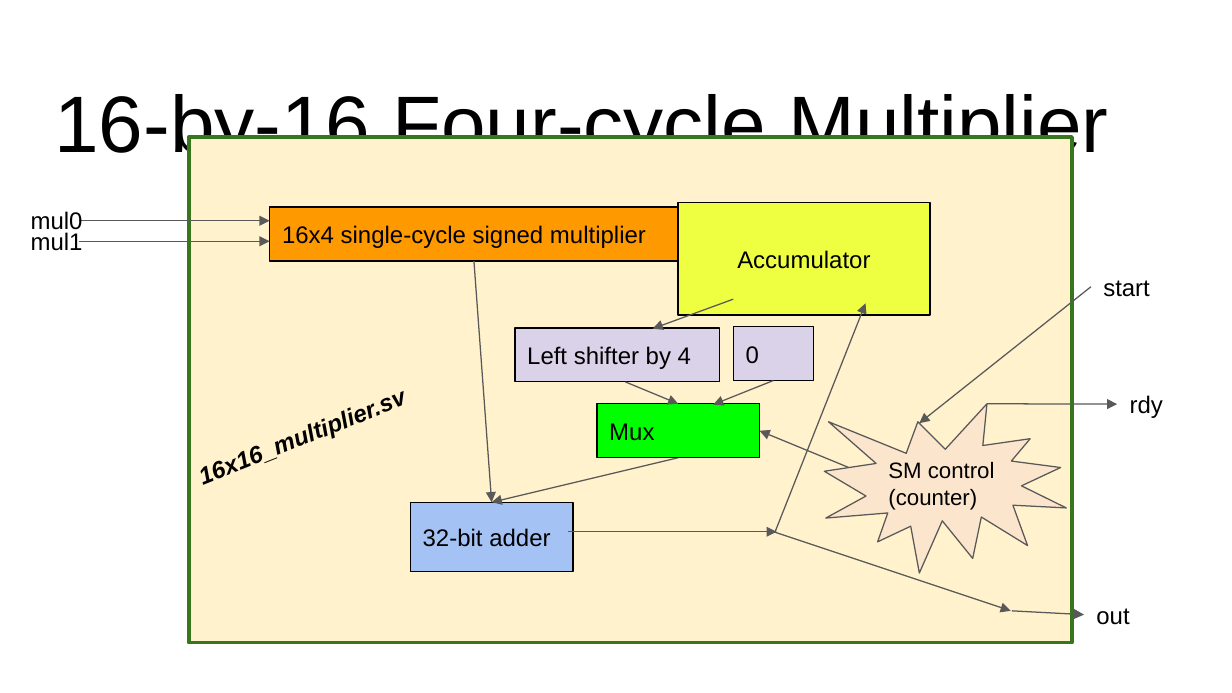
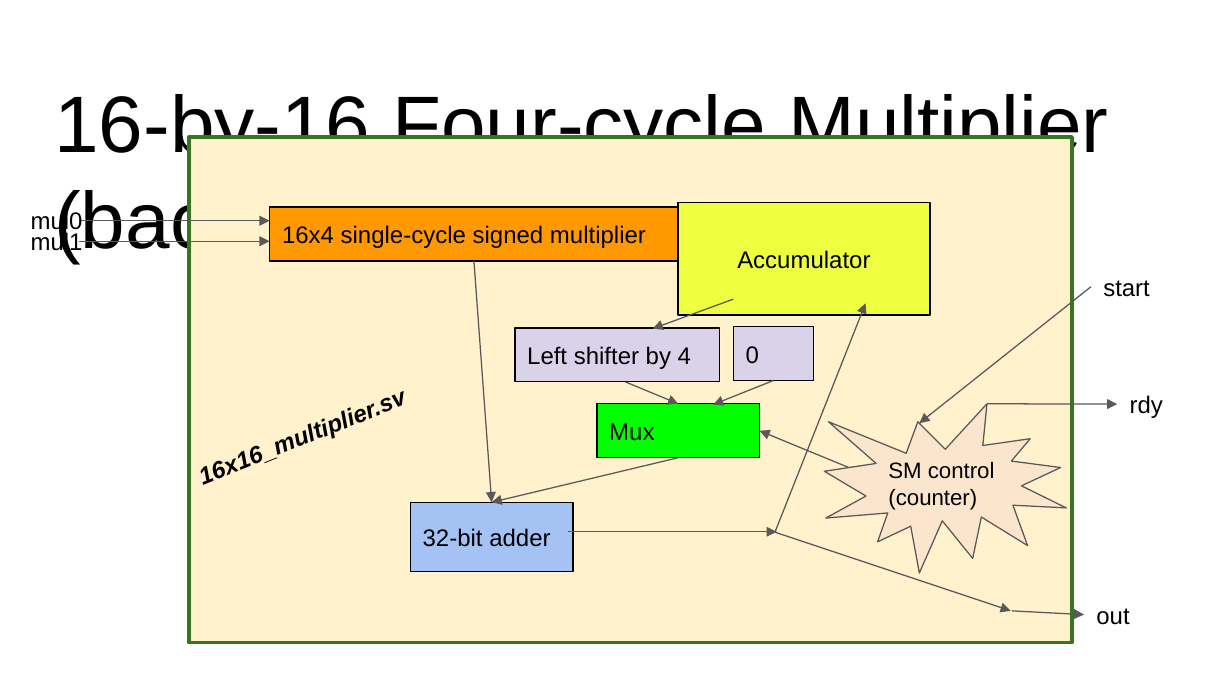
Before and after one commit to ShichenQiao/ECE554_SP23_FPGA_Handwriting_Recognition, a slide deck: slide 9 of Project/Specifications/block diagram.pptx (slide 5 before the commit). Drawn at 1232x693 pixels with LibreOffice and Linux fonts; fonts in the diff are those of the drawing. Boxes give left, top, right and bottom in pixels: in the first picture for what was removed or moved away, otherwise in the second. Text is boxed around its words. In the diff, an @@ line names an element or a change of style, - is before the commit and + after.

```diff
--- a/Project/Specifications/block diagram.pptx
+++ b/Project/Specifications/block diagram.pptx
@@ title at bbox=[54, 88, 1108, 263]: text changed @@
-16-by-16 Four-cycle Multiplier
+16-by-16 Four-cycle Multiplier (backup plan)
```
Also in this commit, not shown: 9 other slides changed, 4 slides added, 5 other files.
